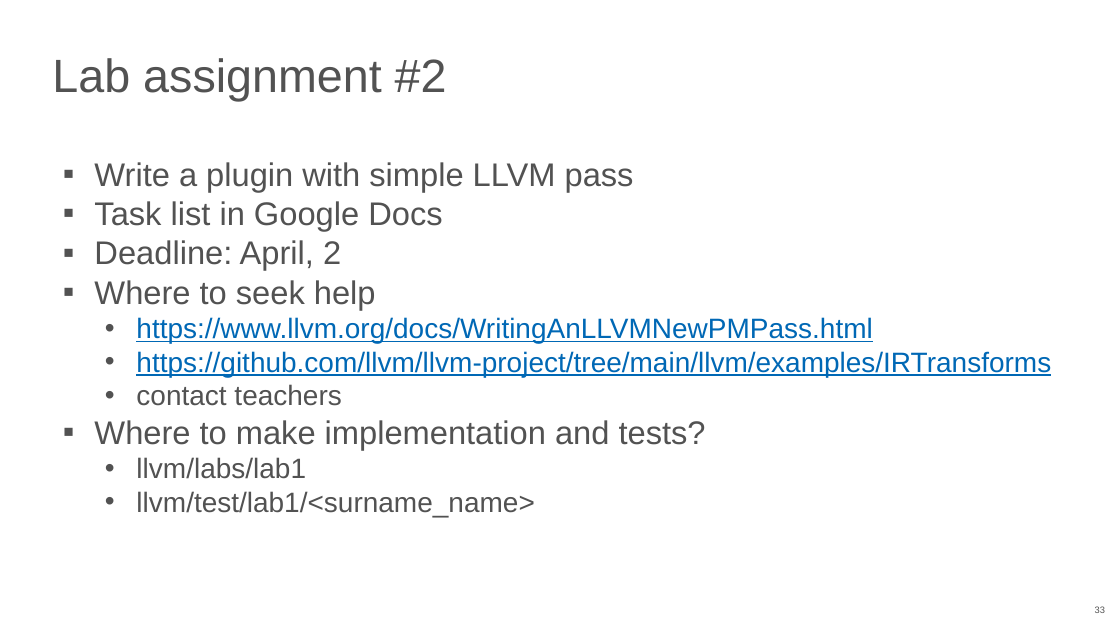
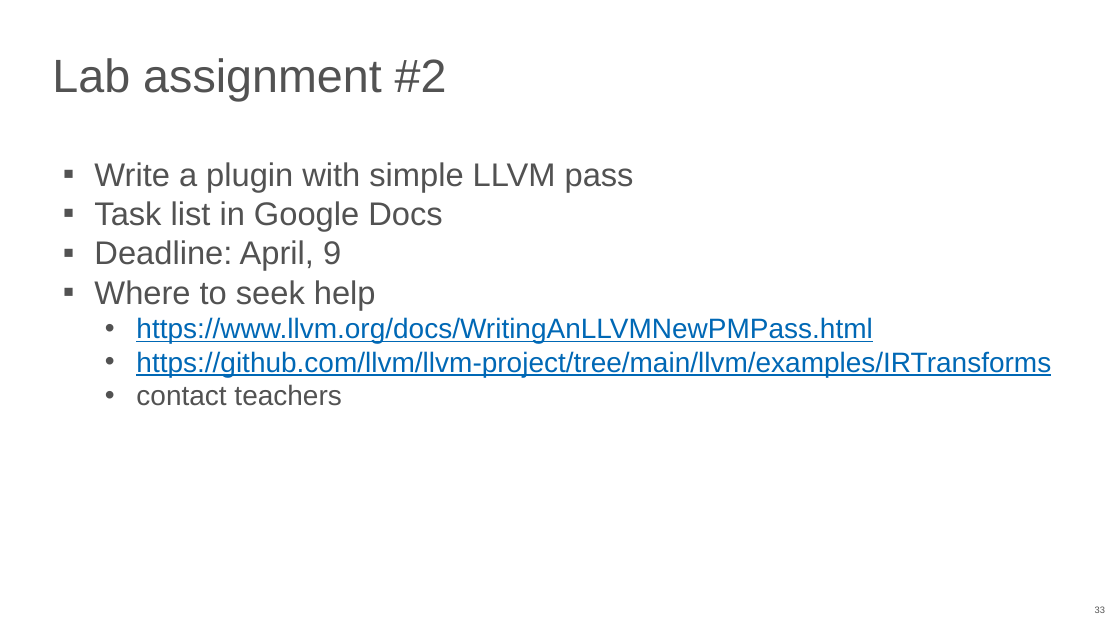
Before and after one commit to NN-complr-tech/Complr-course-lectures, a slide deck: slide 33 of 06-Optimizations-2.pptx. Drawn at 1120x630 pixels with LibreOffice and Linux fonts; fonts in the diff are those of the drawing. Boxes give left, top, right and bottom in pixels: in the first picture for what was removed or moved away, otherwise in the second. Text is boxed around its words. In the diff, an @@ line names an element or a change of style, - is before the commit and + after.

```diff
--- a/06-Optimizations-2.pptx
+++ b/06-Optimizations-2.pptx
@@ text at (94,240,341,270): text changed @@
-▪ Deadline: April, 2
+▪ Deadline: April, 9
@@ text at (94,420,706,517): paragraphs removed @@
-▪ Where to make implementation and tests?
-  • llvm/labs/lab1
-  • llvm/test/lab1/<surname_name>
```
Also in this commit, not shown: 6 other slides changed, 1 slide added.
